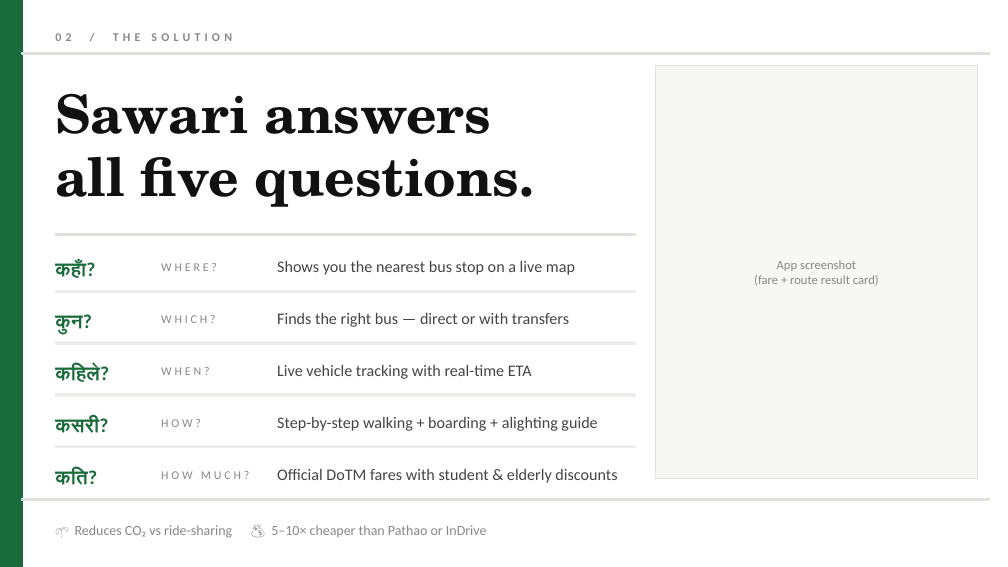
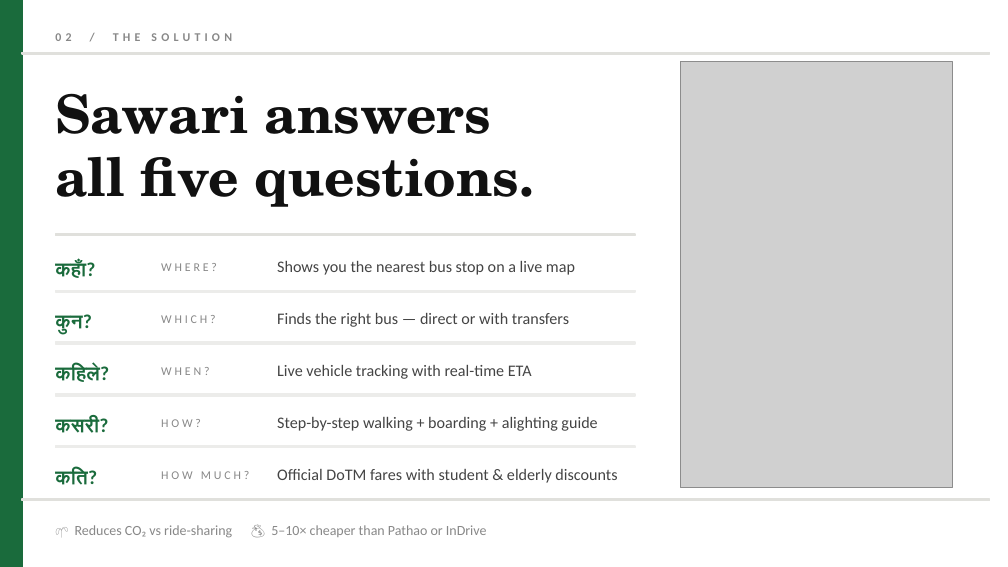
Before and after one commit to esp-sakshyam/Ai-Hackathon-team-spark-, a slide deck: slide 3 of sawari_v3.pptx. Drawn at 1008x567 pixels with LibreOffice and Linux fonts; fonts in the diff are those of the drawing; grey boxes stand for pictures. Boxes give left, top, right and bottom in pixels: in the first picture for what was removed or moved away, otherwise in the second. Text is boxed around its words. In the diff, an @@ line names an element or a change of style, - is before the commit and + after.

```diff
--- a/sawari_v3.pptx
+++ b/sawari_v3.pptx
@@ rectangle removed at bbox=[655, 66, 978, 479] @@
@@ picture added at bbox=[680, 61, 953, 488] @@
@@ text removed at bbox=[754, 260, 879, 286] @@
-App screenshot
-(fare + route result card)
```
Also in this commit, not shown: 3 other slides changed.
